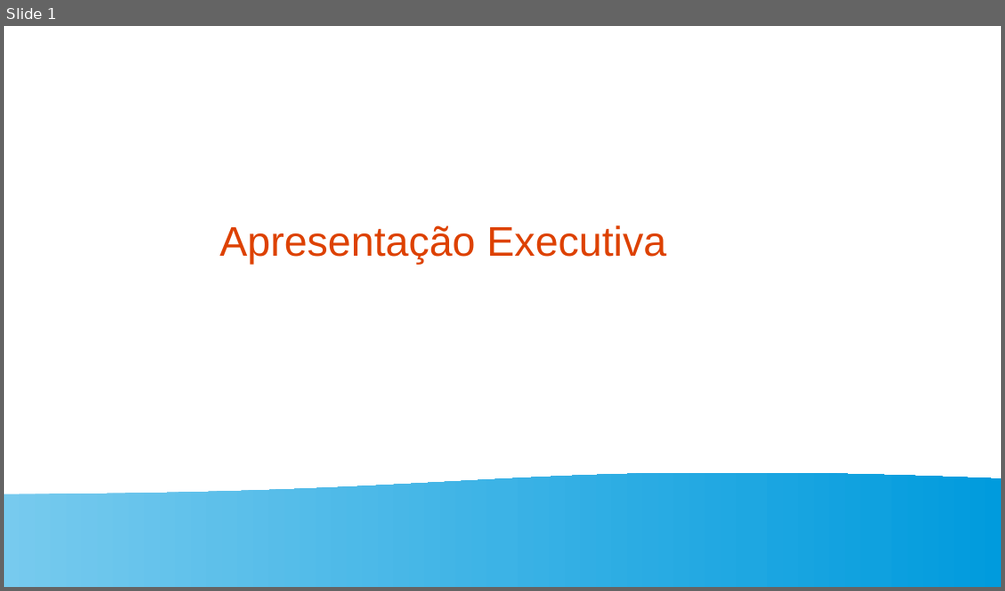
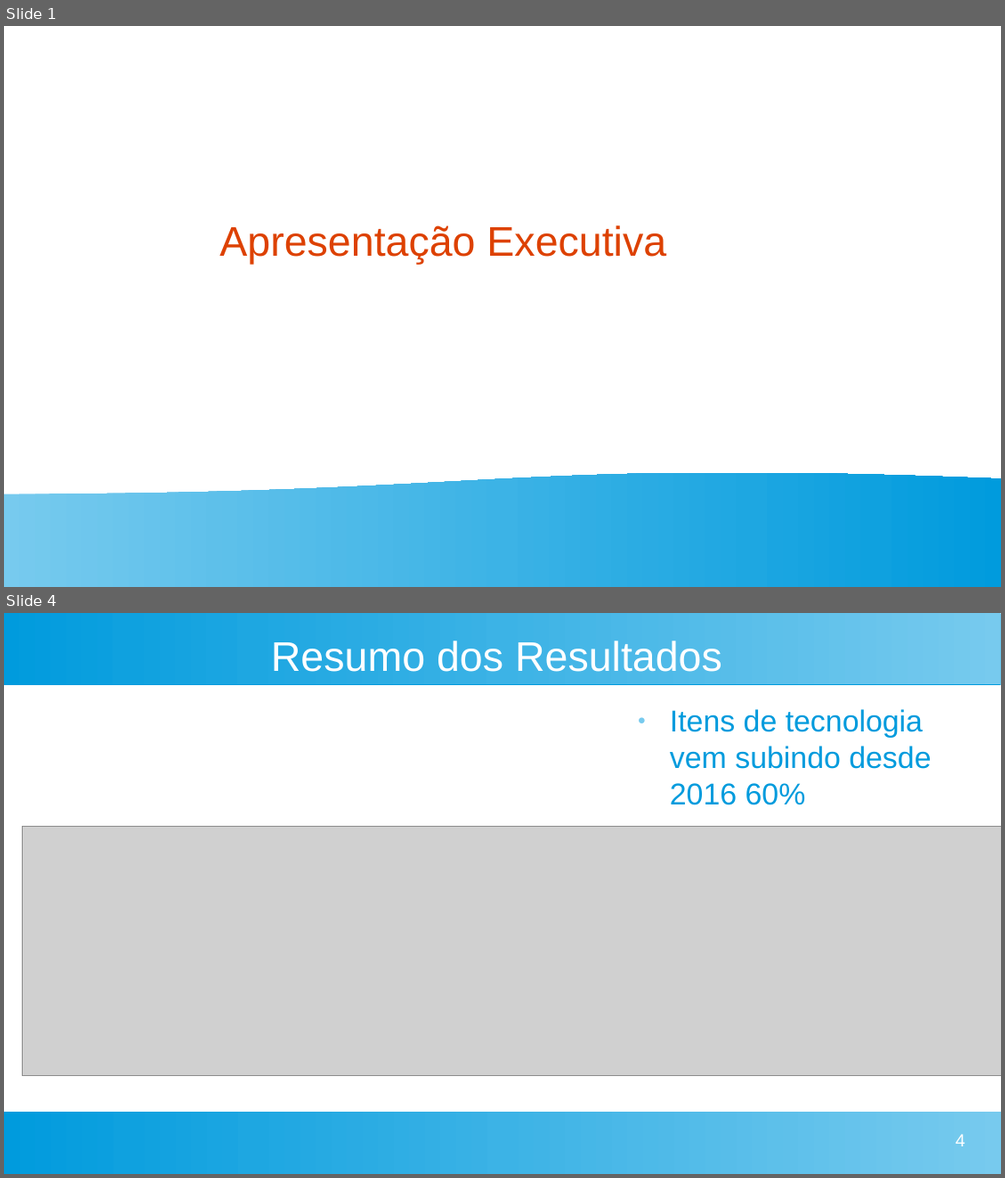
Before and after one commit to kiraDarthur/pandas-numpy, a slide deck: APRESENTAÇAO DO eXECULTIVO.odp. Shown one above the other, each under a label of ours: slide 1 before the commit, slides 1 and 4 after it; the slides between them are not shown. The pictures are 1005x591 and 1005x1178 pixels, drawn with LibreOffice and Linux fonts; fonts in the diff are those of the drawing; grey boxes stand for pictures. Boxes give left, top, right and bottom in pixels: in the first picture for what was removed or moved away, otherwise in the second. Text is boxed around its words. In the diff, an @@ line names an element or a change of style, - is before the commit and + after.

```diff
--- a/APRESENTAÇAO DO eXECULTIVO.odp
+++ b/APRESENTAÇAO DO eXECULTIVO.odp
@@ slide 4 added at bbox=[4, 613, 1001, 1174], background #FFFFFF @@
@@ rectangle added at bbox=[4, 613, 1001, 684], fill gradient #77CAEE to #75C9EE to #73C9ED to #71C8ED to #6FC7ED to #6EC6ED @@
@@ title added at bbox=[271, 641, 722, 672], 33 pt, text #FFFFFF @@
+Resumo dos Resultados
@@ text added at bbox=[670, 709, 930, 805], 24 pt, text #009BDD @@
+● Itens de tecnologia vem subindo desde 2016 60%
@@ picture added at bbox=[22, 827, 1001, 1076] @@
@@ rectangle added at bbox=[4, 1111, 1001, 1174], fill gradient #77CAEE to #75C9EE to #73C9ED to #71C8ED to #6FC7ED to #6EC6ED @@
@@ page number added at bbox=[955, 1134, 965, 1146], 14 pt, text #FFFFFF @@
+4
```
Also in this commit, not shown: 4 other slides added, 4 slides removed, 2 other files.
